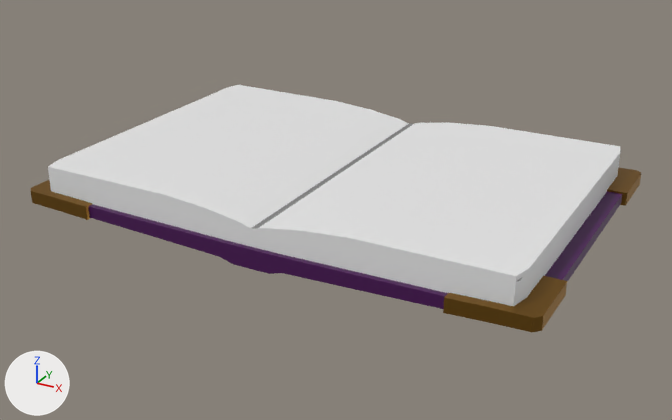
One commit to the Blender file Assets/Models/Book.blend: the scene before it, then after it.
Before and after are seen from a camera (50 mm lens) standing at (9.85, -18.21, 8.37) and looking at (0.03, -0.36, -0.56). The axes (+X, +Y, +Z) are drawn at lower left. The lights are the same throughout.

Objects in the first picture: 'Book', 'Paper'.
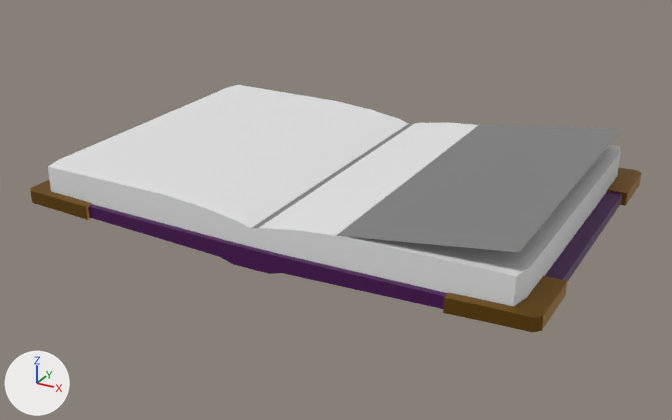
Where the newer file only moved an object's origin or applied its transform, the numbers keep the older frame.

Changed parts and their boxes (x1, y1, x2, y2) in the pictures (672 x 420 px):
'Paper', modifiers changed (19% shorter): before (252, 123, 621, 282); after (252, 123, 623, 252)

The change, as a diff of the scene's bpy script:
```diff
--- a/Assets/Models/Book.blend.py
+++ b/Assets/Models/Book.blend.py
@@ ob_paper @@
 ob_paper.scale = (3.8, 3.8, 1.0)
-_m = ob_paper.modifiers.new('SimpleDeform', 'SIMPLE_DEFORM')
-_m.deform_method = 'BEND'
-_m.deform_axis = 'Z'
-_m.factor = -0.201
-_m.angle = -0.201
```
